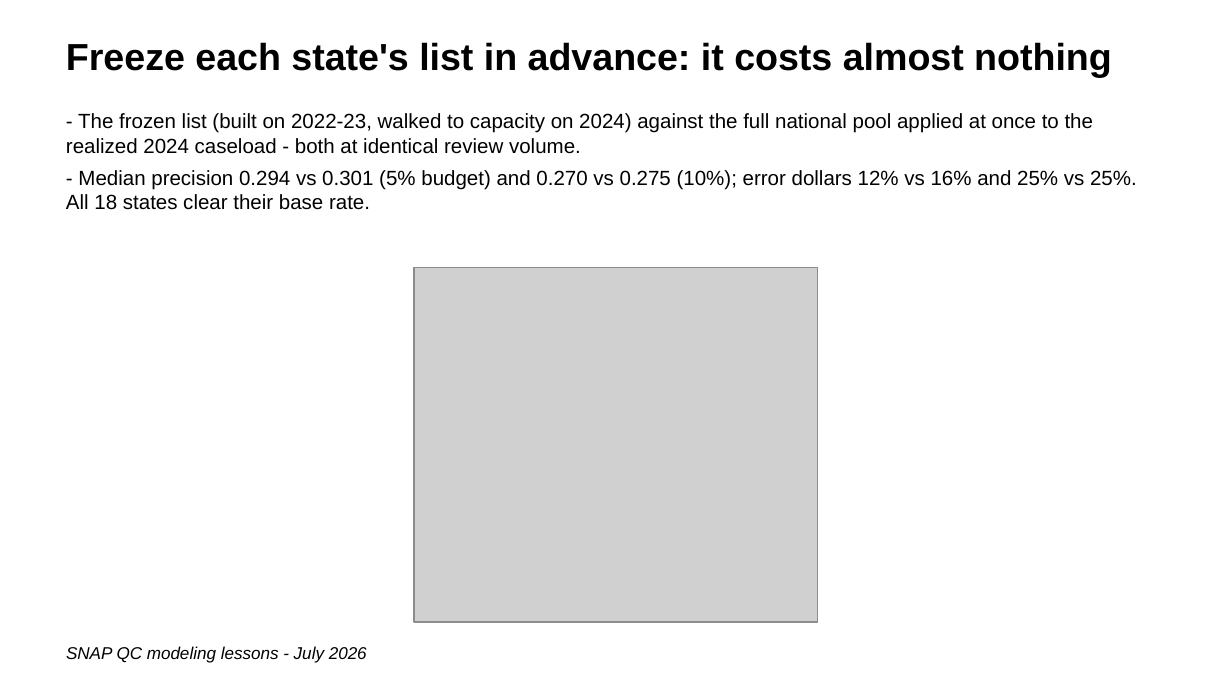
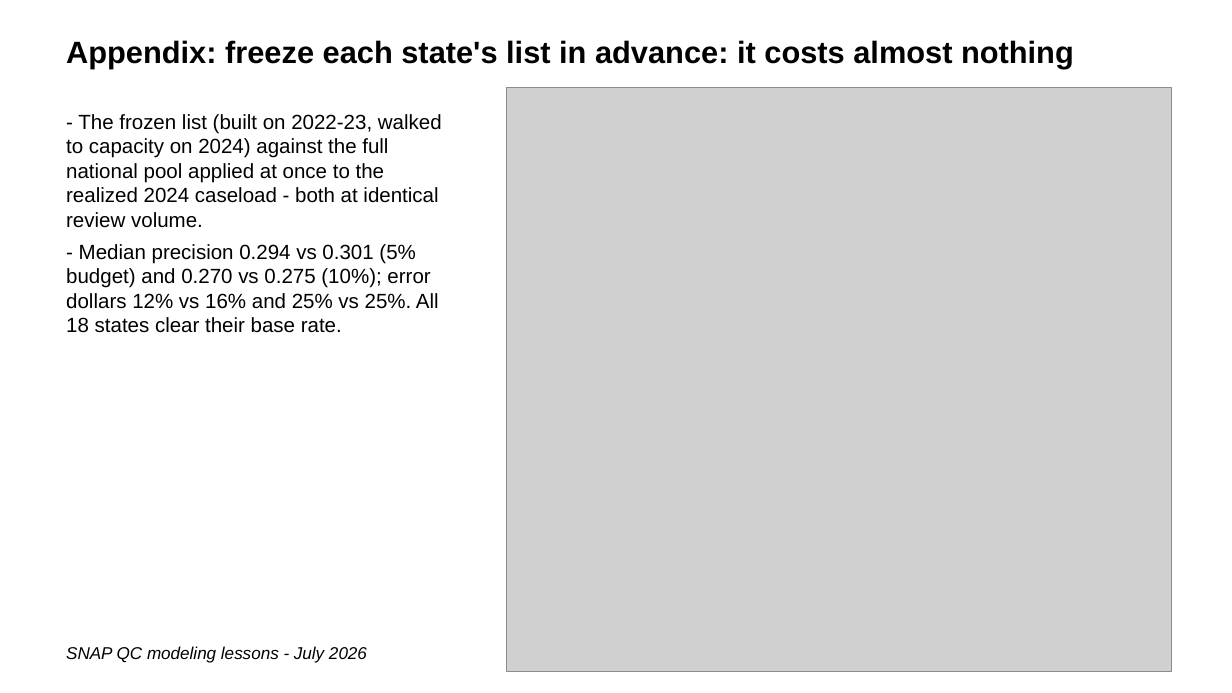
Before and after one commit to giannella/snap_qc, a slide deck: slide 34 of lessons_getting_more_signal_from_snap_qc_data.pptx (slide 24 before the commit). Drawn at 1232x693 pixels with LibreOffice and Linux fonts; fonts in the diff are those of the drawing; grey boxes stand for pictures. Boxes give left, top, right and bottom in pixels: in the first picture for what was removed or moved away, otherwise in the second. Text is boxed around its words. In the diff, an @@ line names an element or a change of style, - is before the commit and + after.

```diff
--- a/lessons_getting_more_signal_from_snap_qc_data.pptx
+++ b/lessons_getting_more_signal_from_snap_qc_data.pptx
@@ text at (66, 40, 1074, 69): text changed; size 22 to 18 pt @@
-Freeze each state's list in advance: it costs almost nothing
+Appendix: freeze each state's list in advance: it costs almost nothing
@@ picture added at (506, 87, 1170, 671) @@
@@ text "- The frozen list (built ..." at (66, 114, 442, 333): less space between paragraphs @@
@@ picture removed at (414, 267, 818, 622) @@
```
Also in this commit, not shown: 11 other slides changed, 32 slides added, 15 slides removed.
